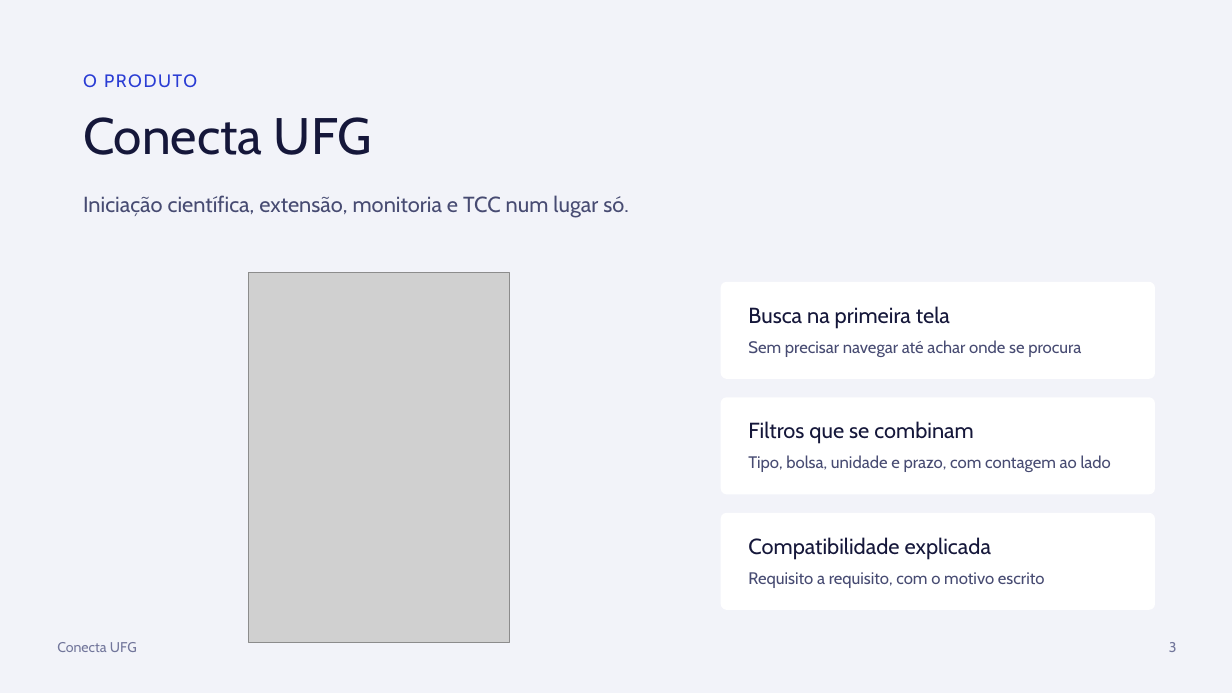
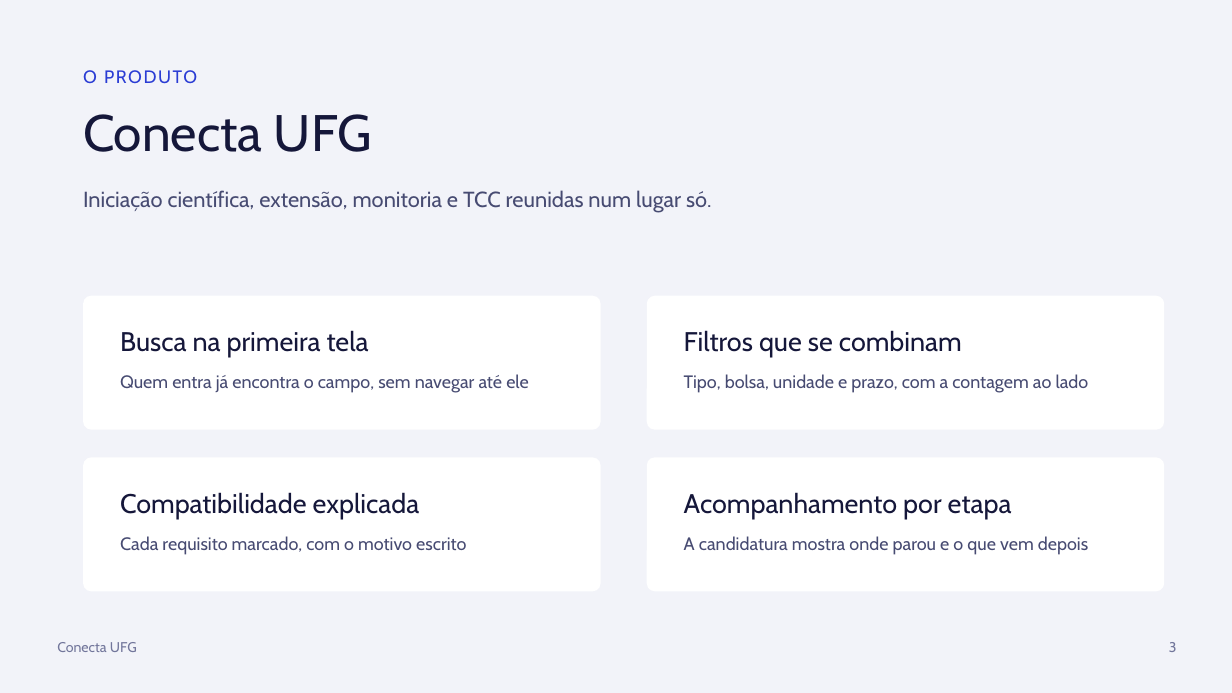
Before and after one commit to conecta-ufg/conecta-ufg, a slide deck: slide 4 of 05-Apresentacao/Apresentacao_Conecta_UFG.pptx. Drawn at 1232x693 pixels with LibreOffice and Linux fonts; fonts in the diff are those of the drawing; grey boxes stand for pictures. Boxes give left, top, right and bottom in pixels: in the first picture for what was removed or moved away, otherwise in the second. Text is boxed around its words. In the diff, an @@ line names an element or a change of style, - is before the commit and + after.

```diff
--- a/05-Apresentacao/Apresentacao_Conecta_UFG.pptx
+++ b/05-Apresentacao/Apresentacao_Conecta_UFG.pptx
@@ text "O PRODUTO": place and size @@
-text "O PRODUTO" at bbox=[83, 74, 197, 88]
+text "O PRODUTO" at bbox=[83, 70, 197, 84]
@@ text at bbox=[83, 190, 712, 213]: text changed @@
-Iniciação científica, extensão, monitoria e TCC num lugar só.
+Iniciação científica, extensão, monitoria e TCC reunidas num lugar só.
@@ rounded rectangle: place and size @@
-rounded rectangle at bbox=[721, 397, 1155, 494]
+rounded rectangle at bbox=[83, 296, 601, 430]
@@ picture removed at bbox=[249, 273, 509, 642] @@
@@ rounded rectangle: place and size @@
-rounded rectangle at bbox=[721, 282, 1155, 379]
+rounded rectangle at bbox=[647, 296, 1165, 430]
@@ text "Busca na primeira tela": place and size @@
-text "Busca na primeira tela" at bbox=[748, 306, 950, 329]
+text "Busca na primeira tela" at bbox=[120, 330, 369, 357]
@@ text "Filtros que se combinam": place and size @@
-text "Filtros que se combinam" at bbox=[748, 421, 974, 444]
+text "Filtros que se combinam" at bbox=[684, 330, 962, 357]
@@ text removed at bbox=[748, 340, 1081, 357] @@
-Sem precisar navegar até achar onde se procura
@@ text added at bbox=[120, 374, 529, 393], 14 pt, text #474B72 @@
+Quem entra já encontra o campo, sem navegar até ele
@@ text at bbox=[684, 374, 1089, 393]: text changed; size 13 to 14 pt @@
-Tipo, bolsa, unidade e prazo, com contagem ao lado
+Tipo, bolsa, unidade e prazo, com a contagem ao lado
@@ rounded rectangle added at bbox=[83, 457, 601, 592], fill #FFFFFF @@
@@ rounded rectangle: place and size @@
-rounded rectangle at bbox=[721, 513, 1155, 610]
+rounded rectangle at bbox=[647, 457, 1165, 592]
@@ size 17 to 21 pt in 3 elements at bbox=[684, 330, 962, 357], bbox=[120, 330, 369, 357], bbox=[120, 492, 420, 519] @@
@@ text "Compatibilidade explicada": place and size @@
-text "Compatibilidade explicada" at bbox=[748, 537, 991, 560]
+text "Compatibilidade explicada" at bbox=[120, 492, 420, 519]
@@ text added at bbox=[684, 492, 1012, 519], 21 pt, text #15173A @@
+Acompanhamento por etapa
@@ text at bbox=[120, 536, 466, 555]: text changed; size 13 to 14 pt @@
-Requisito a requisito, com o motivo escrito
+Cada requisito marcado, com o motivo escrito
@@ text added at bbox=[684, 536, 1088, 555], 14 pt, text #474B72 @@
+A candidatura mostra onde parou e o que vem depois
```
Also in this commit, not shown: 12 other slides changed, 2 slides added, 1 slide removed, 2 other files.
